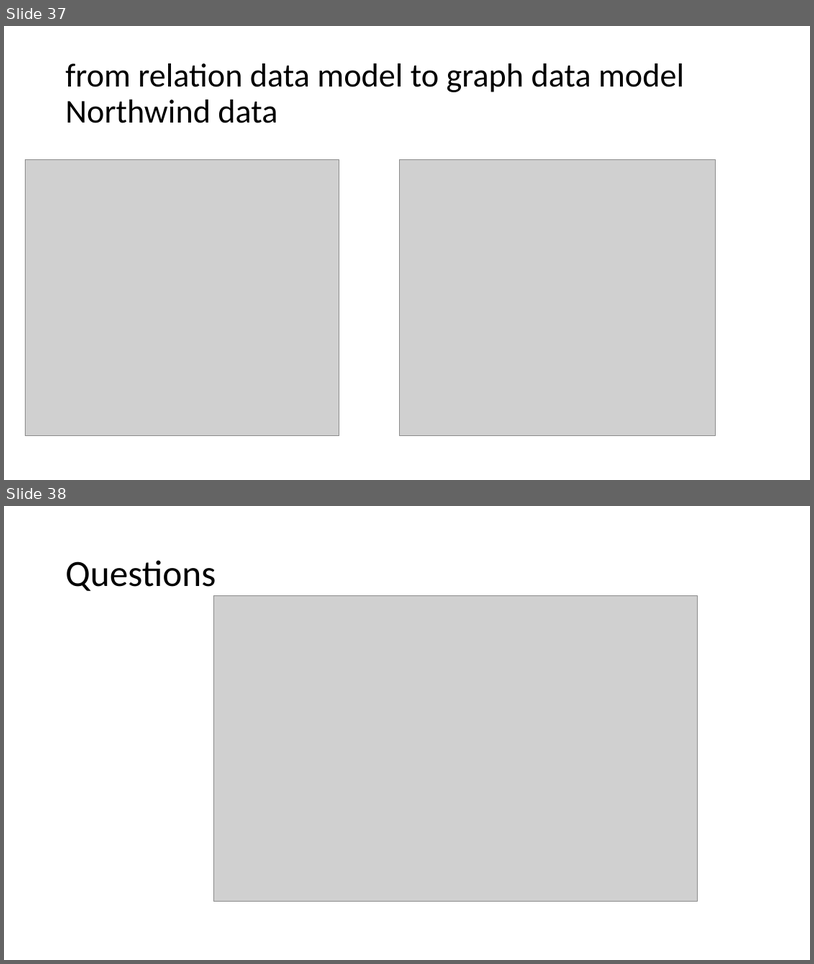
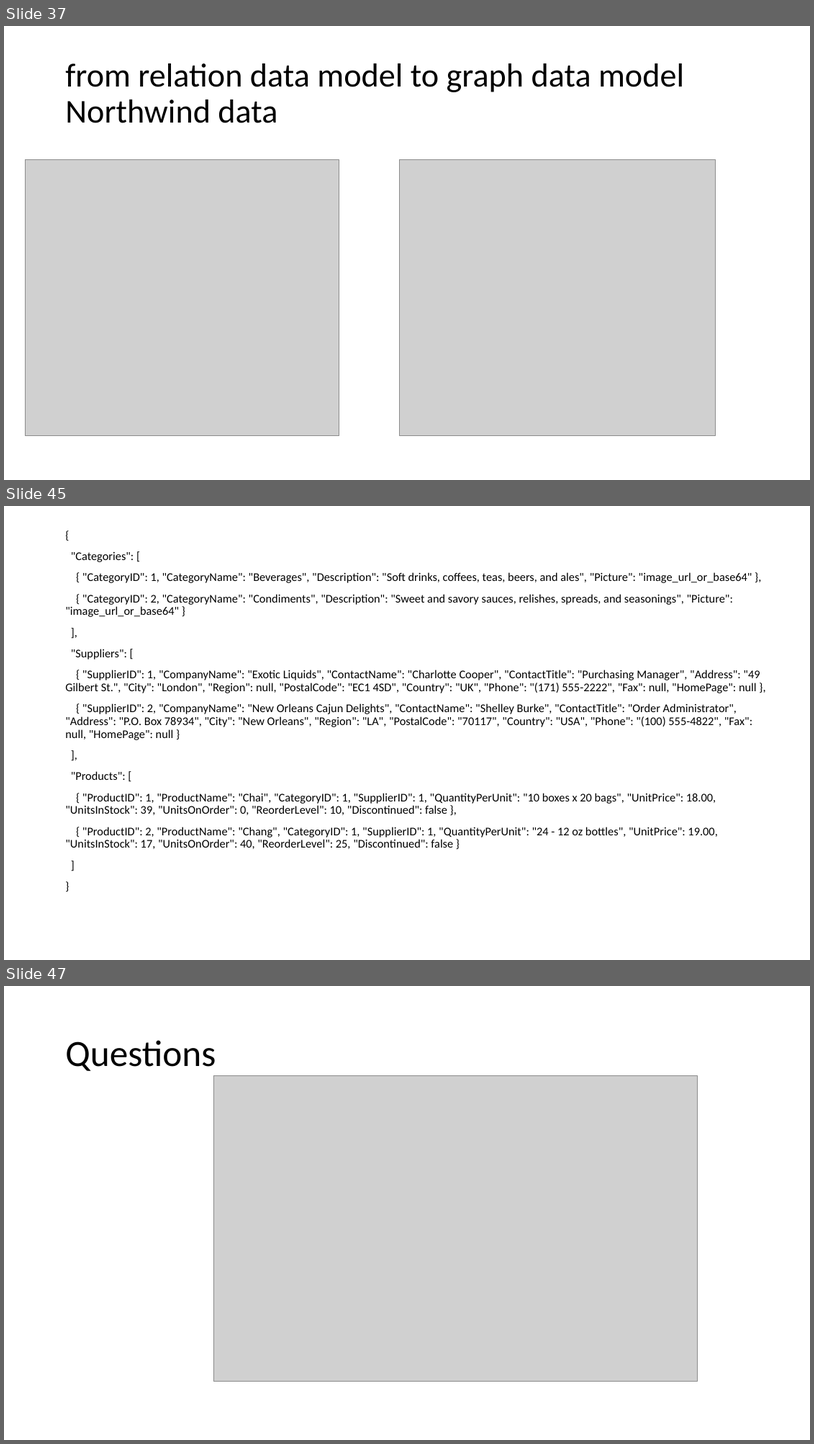
Before and after one commit to motazsaad/Exploratory-Analysis-of-Big-Data, a slide deck: PPT slides/02 EDABDC - Data Models - part 2.pptx. Shown one above the other, each under a label of ours: slides 37 and 38 before the commit, slides 37, 45 and 47 after it; the slides between them are not shown. The pictures are 814x964 and 814x1444 pixels, drawn with LibreOffice and Linux fonts; fonts in the diff are those of the drawing; grey boxes stand for pictures. Boxes give left, top, right and bottom in pixels: in the first picture for what was removed or moved away, otherwise in the second. Text is boxed around its words. In the diff, an @@ line names an element or a change of style, - is before the commit and + after.

```diff
--- a/PPT slides/02 EDABDC - Data Models - part 2.pptx
+++ b/PPT slides/02 EDABDC - Data Models - part 2.pptx
@@ slide 45 added at box(4, 506, 810, 960), background #FFFFFF @@
@@ text added at box(65, 552, 760, 849), 14 pt, text #000000 @@
+{
+"Categories": [
+{ "CategoryID": 1, "CategoryName": "Beverages", "Description": "Soft drinks, coffees, teas, beers, and ales", "Picture": "image_url_or_base64" },
+{ "CategoryID": 2, "CategoryName": "Condiments", "Description": "Sweet and savory sauces, relishes, spreads, and seasonings", "Picture": "image_url_or_base64" }
+],
+"Suppliers": [
+{ "SupplierID": 1, "CompanyName": "Exotic Liquids", "ContactName": "Charlotte Cooper", "ContactTitle": "Purchasing Manager", "Address": "49 Gilbert St.", "City": "London", "Region": null, "PostalCode": "EC1 4SD", "Country": "UK", "Phone": "(171) 555-2222", "Fax": null, "HomePage": null },
+{ "SupplierID": 2, "CompanyName": "New Orleans Cajun Delights", "ContactName": "Shelley Burke", "ContactTitle": "Order Administrator", "Address": "P.O. Box 78934", "City": "New Orleans", "Region": "LA", "PostalCode": "70117", "Country": "USA", "Phone": "(100) 555-4822", "Fax": null, "HomePage": null }
+],
+"Products": [
+{ "ProductID": 1, "ProductName": "Chai", "CategoryID": 1, "SupplierID": 1, "QuantityPerUnit": "10 boxes x 20 bags", "UnitPrice": 18.00, "UnitsInStock": 39, "UnitsOnOrder": 0, "ReorderLevel": 10, "Discontinued": false },
+{ "ProductID": 2, "ProductName": "Chang", "CategoryID": 1, "SupplierID": 1, "QuantityPerUnit": "24 - 12 oz bottles", "UnitPrice": 19.00, "UnitsInStock": 17, "UnitsOnOrder": 40, "ReorderLevel": 25, "Discontinued": false }
+]
+}
@@ what was slide 38 is now slide 47 @@
```
Also in this commit, not shown: 8 other slides added.
